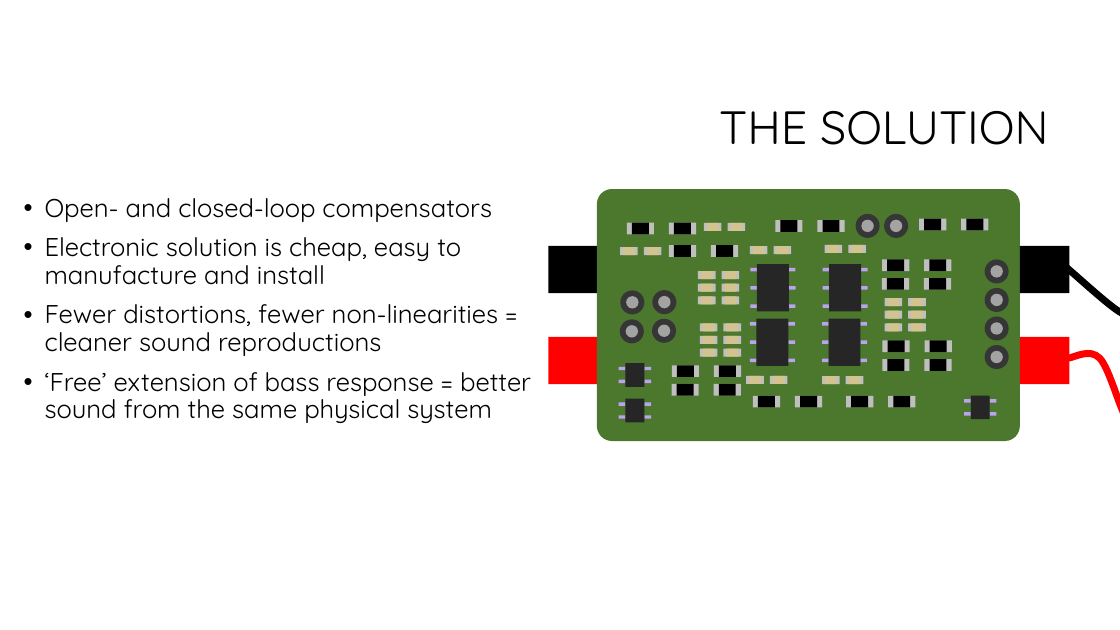
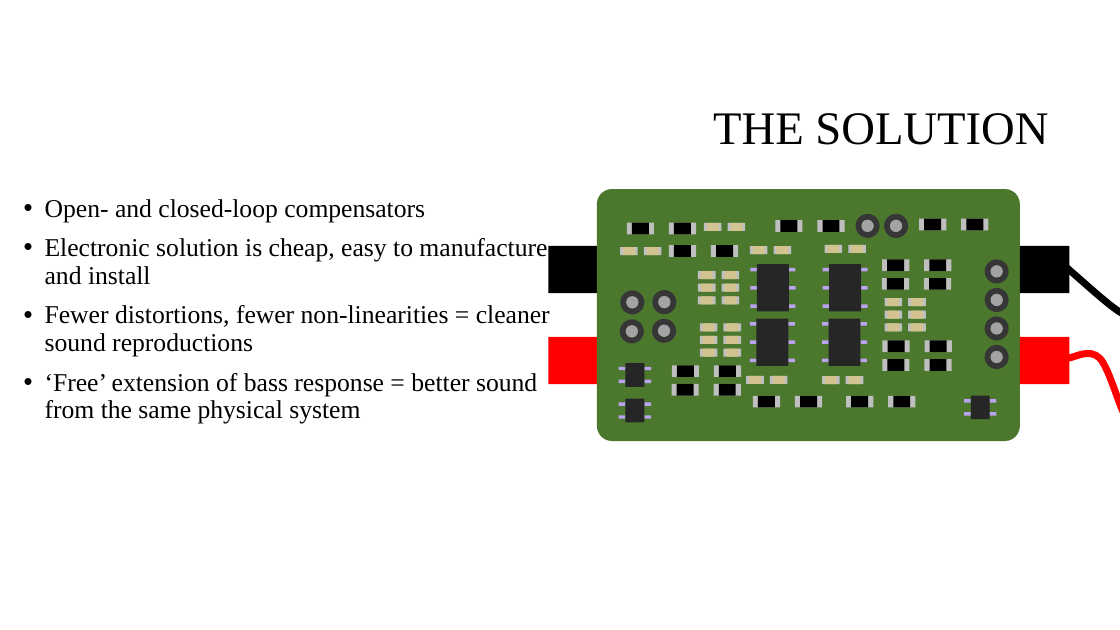
Before and after one commit to spez1998/3rd-year-project, a slide deck: slide 10 of Deliverables/2ndMarkerViva/viva_presentation.pptx. Drawn at 1120x630 pixels with LibreOffice and Linux fonts; fonts in the diff are those of the drawing; background and template pictures are left out. Boxes give left, top, right and bottom in pixels: in the first picture for what was removed or moved away, otherwise in the second. Text is boxed around its words. In the diff, an @@ line names an element or a change of style, - is before the commit and + after.

```diff
--- a/Deliverables/2ndMarkerViva/viva_presentation.pptx
+++ b/Deliverables/2ndMarkerViva/viva_presentation.pptx
@@ title "THE SOLUTION" at bbox=[713, 113, 1048, 145]: font Quicksand to Times New Roman @@
@@ text "Open- and closed-loop compensators" at bbox=[45, 199, 550, 424]: font Quicksand to Times New Roman @@
```
Also in this commit, not shown: 9 other slides changed, 2 slides added.
